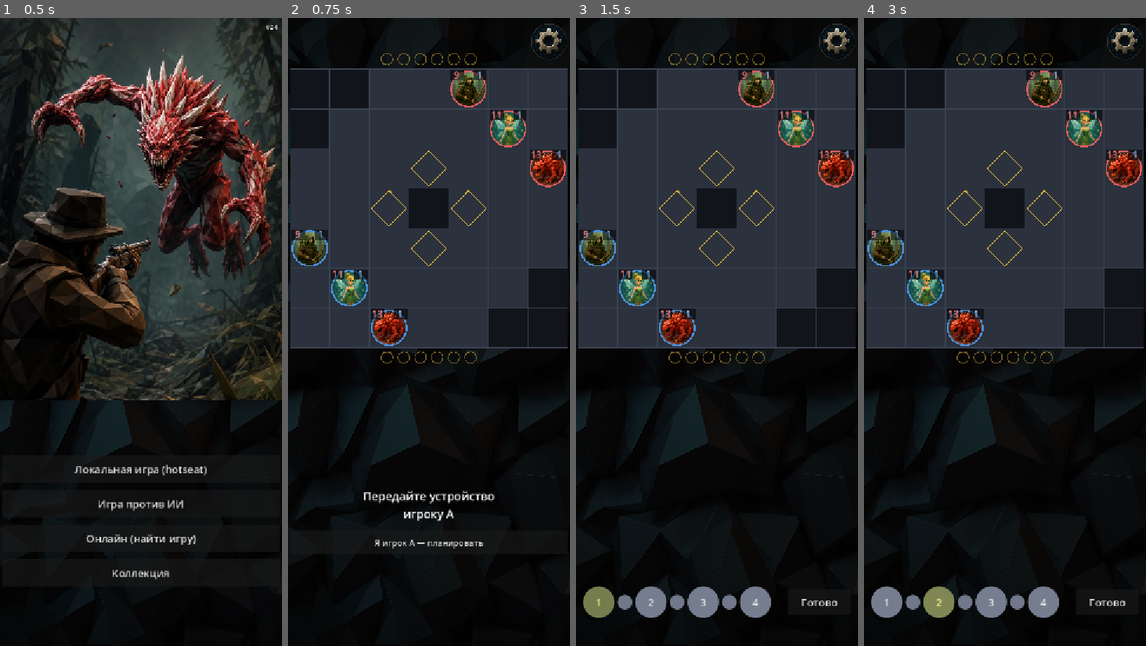
Above: before the commit, frames 1-4 (left to right).
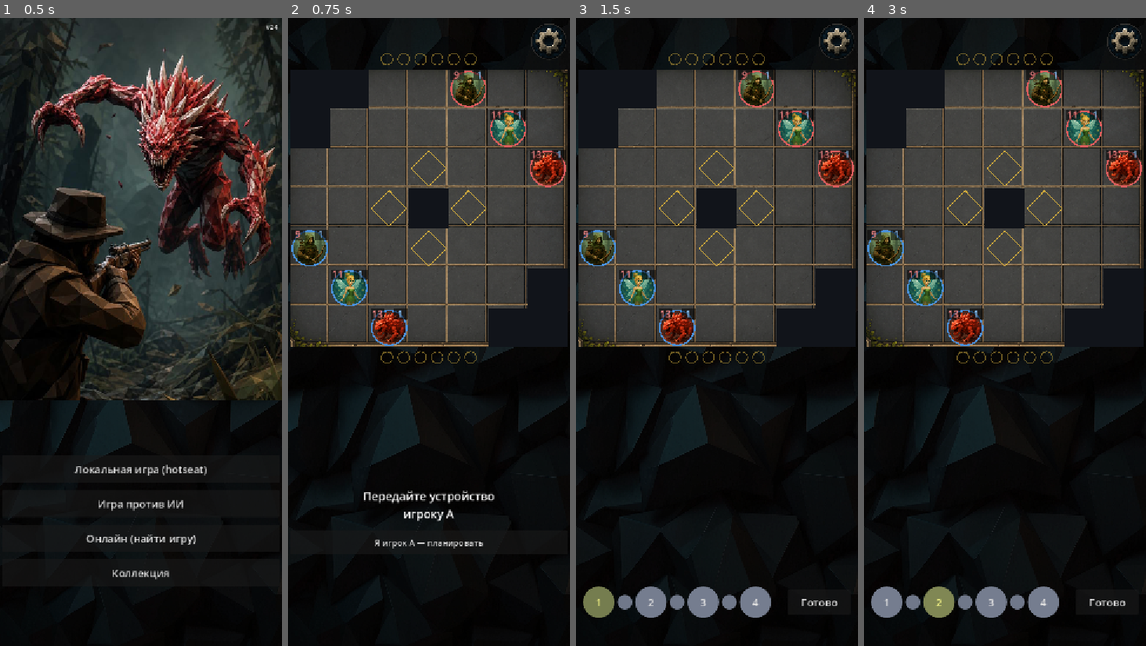
Above: after the commit, the same moments.

Repository: Suruks/warmarked
Game: Godot game, scene res://main.tscn
The game is run twice, just before and just after one commit, with the same random seed, the same clock (stepped at 60 frames per second) and the same inputs.
Inputs:
- Up to frame 1 (0.5 s): no input
- Up to frame 2 (0.75 s): click "Локальная игра (hotseat)" at 0.5 s
- Up to frame 3 (1.5 s): click "Я игрок A — планировать" at 1.25 s
- Up to frame 4 (3 s): click "1" at 2 s; click "2" at 2.75 s

Frame 1 is identical in both runs. In frame 2, 14% of the frame differs, in the area x 0-100%, y 8-53%; in frame 3, 14%; in frame 4, 14%.

Commit message:
Render board from board.png instead of drawn primitives
The empty-cell grid is now a single draw_texture_rect_region of
board.png's cell region (origin 57,67; 153px pitch) stretched onto the
existing 7x7 screen grid. Grid origin/pitch are unchanged, so all cell
math, input, animations, walls and control points keep working -- walls
and control points now draw on top of the image. Falls back to the old
primitive rendering if the texture fails to load.

Co-Authored-By: Claude Opus 4.8 <noreply@anthropic.com>
Claude-Session: https://claude.ai/code/session_01PxvfuQYtUZdjiebYXAhhDg

Diff:
--- a/scripts/ui/board_view.gd
+++ b/scripts/ui/board_view.gd
@@ -17,7 +17,15 @@
 const DEFAULT_CELL := 76.0
 const PAD := 6
 
+# board.png: клетки идут с (57, 67), шаг 153px (в родных пикселях картинки). Рисуем ТОЛЬКО
+# область клеток (57,67)..(57+7*153, 67+7*153) растянутой на 7x7 сетку экрана — декоративная
+# рамка вокруг (лево 57 / право 44 / верх 67 / низ 34) не рисуется, чтобы не наезжать на полосы
+# очков, которые вплотную к доске. Стены и победные точки рисуются ПОВЕРХ (см. _draw).
+const BOARD_TEX_ORIGIN := Vector2(57, 67)
+const BOARD_TEX_CELL := 153.0
+
 var cell_size: float = DEFAULT_CELL   # клетка доски в пикселях; растёт/уменьшается под экран (Layout.recompute)
+var _board_tex: Texture2D
 
 const MOVE_DUR := 0.36
 const LUNGE_DUR := 0.32
@@ -68,6 +76,7 @@
 
 func _ready() -> void:
 	_font = ThemeDB.fallback_font
+	_board_tex = Icons.tex_opt("res://graphics/board.png")
 	custom_minimum_size = Vector2(cell_size * Consts.BOARD_W, cell_size * Consts.BOARD_H)
 	mouse_filter = Control.MOUSE_FILTER_STOP
 
@@ -362,13 +371,24 @@
 	if _font == null:
 		_font = ThemeDB.fallback_font
 	draw_rect(Rect2(Vector2.ZERO, custom_minimum_size), COL_BG)
-	# грид: идём по экранным клеткам, содержимое берём из реальной клетки
-	for sy in Consts.BOARD_H:
-		for sx in Consts.BOARD_W:
-			var real := _flip_cell(Vector2i(sx, sy))
-			var rect := Rect2(sx * cell_size, sy * cell_size, cell_size, cell_size)
-			draw_rect(rect, COL_OBSTACLE if board.is_obstacle(real) else COL_CELL)
-			draw_rect(rect, COL_GRID, false, 1.0)
+	if _board_tex != null:
+		# фон доски — картинкой: область клеток board.png растянута ровно на 7x7 сетку экрана.
+		var src := Rect2(BOARD_TEX_ORIGIN, Vector2(BOARD_TEX_CELL * Consts.BOARD_W, BOARD_TEX_CELL * Consts.BOARD_H))
+		var dst := Rect2(0, 0, cell_size * Consts.BOARD_W, cell_size * Consts.BOARD_H)
+		draw_texture_rect_region(_board_tex, dst, src)
+		# стены — поверх картинки (пустые клетки уже нарисованы ею)
+		for sy in Consts.BOARD_H:
+			for sx in Consts.BOARD_W:
+				if board.is_obstacle(_flip_cell(Vector2i(sx, sy))):
+					draw_rect(Rect2(sx * cell_size, sy * cell_size, cell_size, cell_size), COL_OBSTACLE)
+	else:
+		# запасной путь (картинка не загрузилась): прежняя отрисовка примитивами
+		for sy in Consts.BOARD_H:
+			for sx in Consts.BOARD_W:
+				var real := _flip_cell(Vector2i(sx, sy))
+				var rect := Rect2(sx * cell_size, sy * cell_size, cell_size, cell_size)
+				draw_rect(rect, COL_OBSTACLE if board.is_obstacle(real) else COL_CELL)
+				draw_rect(rect, COL_GRID, false, 1.0)
 	for cp in board.control_points:
 		var ctr := _scell(cp)
 		var r := cell_size * 0.5 - 4
